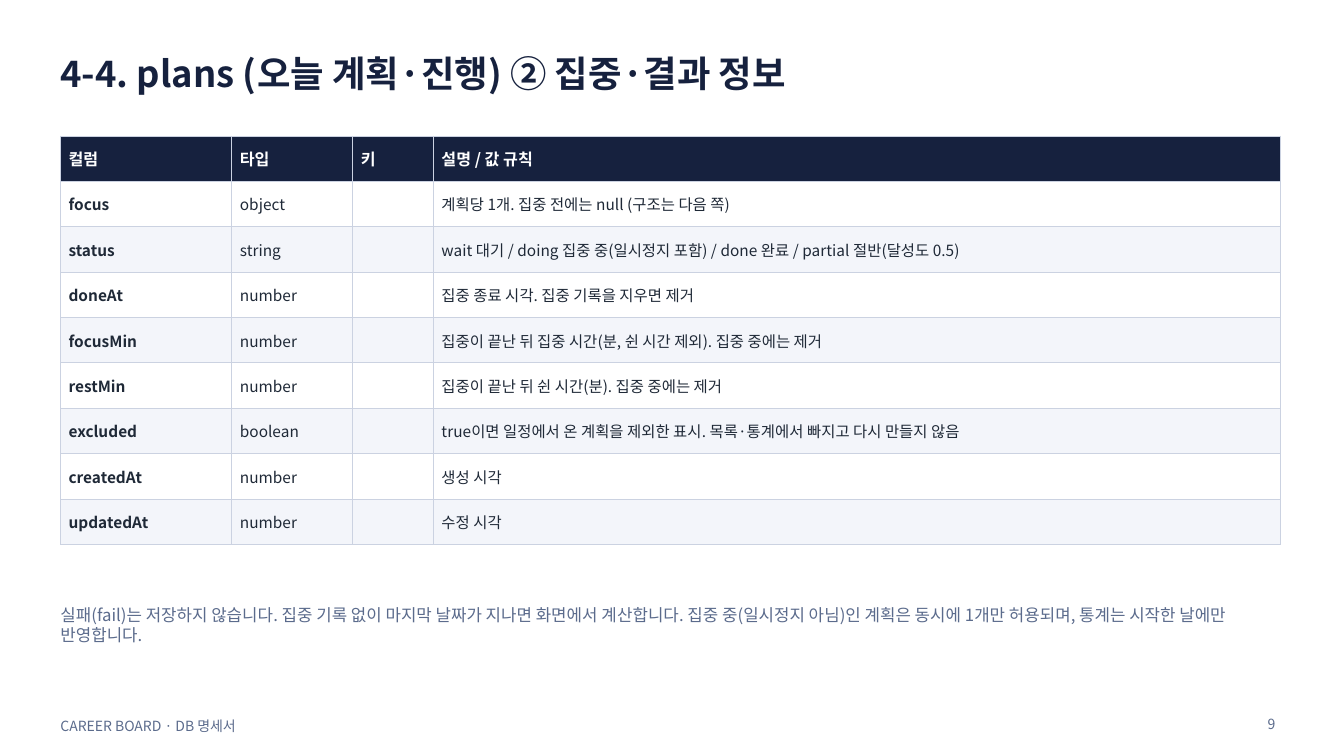
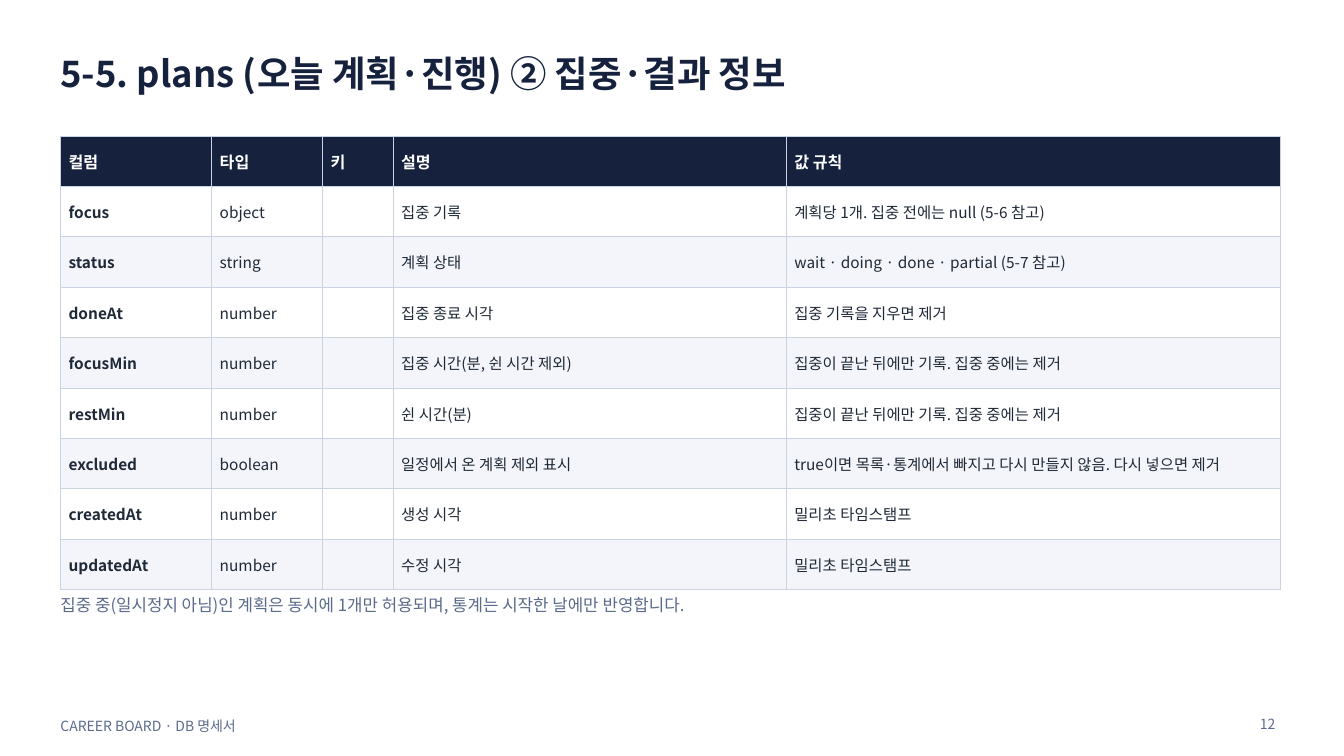
Before and after one commit to min-0o0/Career-Board, a slide deck: slide 12 of docs/db/career-board-db-spec.pptx (slide 9 before the commit). Drawn at 1344x756 pixels with LibreOffice and Linux fonts; fonts in the diff are those of the drawing. Boxes give left, top, right and bottom in pixels: in the first picture for what was removed or moved away, otherwise in the second. Text is boxed around its words. In the diff, an @@ line names an element or a change of style, - is before the commit and + after.

Commit message:
docs: DB 명세서 개정 (목차 추가, 수정 내역 1번 이동, 컬럼 설명·값 규칙 분리)

```diff
--- a/docs/db/career-board-db-spec.pptx
+++ b/docs/db/career-board-db-spec.pptx
@@ title at [60,56,786,95]: text changed @@
-4-4. plans (오늘 계획·진행) ② 집중·결과 정보
+5-5. plans (오늘 계획·진행) ② 집중·결과 정보
@@ table at [60,136,1280,579] @@
-column 4: 설명 / 값 규칙 | 계획당 1개. 집중 전에는 null (구조는 다음 쪽) | wait 대기 / doing 집중 중(일시정지 포함) / done 완료 / partial 절반(달성도 0.5) | 집중 종료 시각. 집중 기록을 지우면 제거 | 집중이 끝난 뒤 집중 시간(분, 쉰 시간 제외). 집중 중에는 제거 | 집중이 끝난 뒤 쉰 시간(분). 집중 중에는 제거 | true이면 일정에서 온 계획을 제외한 표시. 목록·통계에서 빠지고 다시 만들지 않음 | 생성 시각 | 수정 시각
+column 4: 설명 | 집중 기록 | 계획 상태 | 집중 종료 시각 | 집중 시간(분, 쉰 시간 제외) | 쉰 시간(분) | 일정에서 온 계획 제외 표시 | 생성 시각 | 수정 시각
+column 5: 값 규칙 | 계획당 1개. 집중 전에는 null (5-6 참고) | wait · doing · done · partial (5-7 참고) | 집중 기록을 지우면 제거 | 집중이 끝난 뒤에만 기록. 집중 중에는 제거 | 집중이 끝난 뒤에만 기록. 집중 중에는 제거 | true이면 목록·통계에서 빠지고 다시 만들지 않음. 다시 넣으면 제거 | 밀리초 타임스탬프 | 밀리초 타임스탬프
@@ text at [60,597,685,614]: text changed @@
-실패(fail)는 저장하지 않습니다. 집중 기록 없이 마지막 날짜가 지나면 화면에서 계산합니다. 집중 중(일시정지 아님)인 계획은 동시에 1개만 허용되며, 통계는 시작한 날에만 반영합니다.
+집중 중(일시정지 아님)인 계획은 동시에 1개만 허용되며, 통계는 시작한 날에만 반영합니다.
@@ page number at [1260,718,1276,729]: text changed @@
-9
+12
```
Also in this commit, not shown: 11 other slides changed, 3 slides added.
